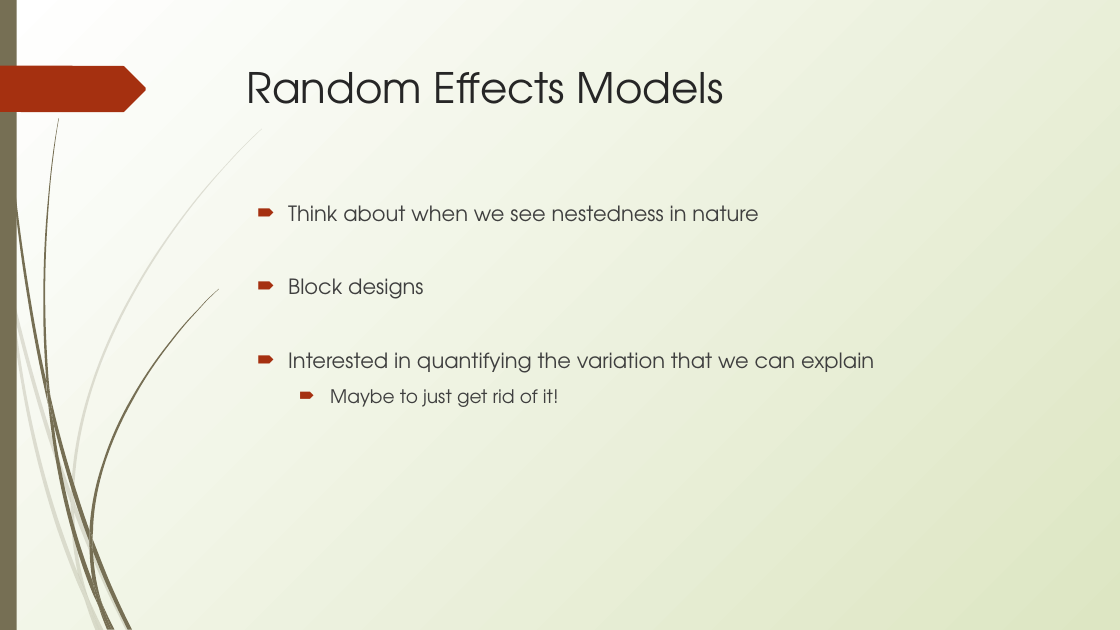
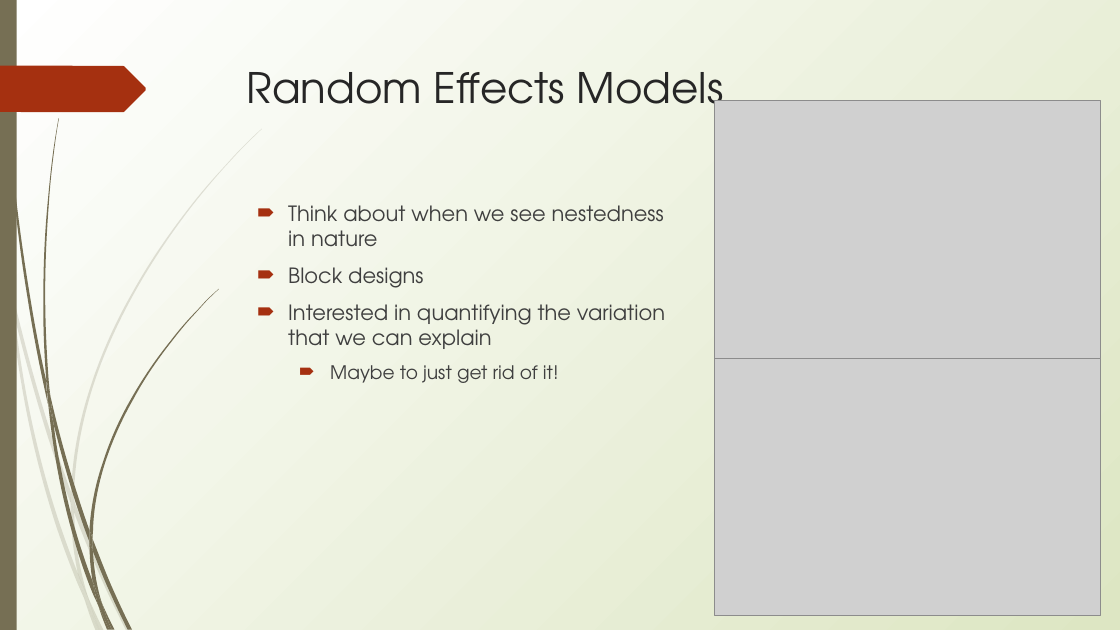
Before and after one commit to erynmcfarlane/GraduateStatsClass, a slide deck: slide 13 of Lecture6.pptx (slide 11 before the commit). Drawn at 1120x630 pixels with LibreOffice and Linux fonts; fonts in the diff are those of the drawing; grey boxes stand for pictures. Boxes give left, top, right and bottom in pixels: in the first picture for what was removed or moved away, otherwise in the second. Text is boxed around its words. In the diff, an @@ line names an element or a change of style, - is before the commit and + after.

```diff
--- a/Lecture6.pptx
+++ b/Lecture6.pptx
@@ picture added at [714,101,1101,359] @@
@@ text "Think about when we see ..." rewrapped from [288,205,874,407] to [288,205,665,383] @@
@@ picture added at [714,358,1101,616] @@
```
Also in this commit, not shown: 5 slides added.
